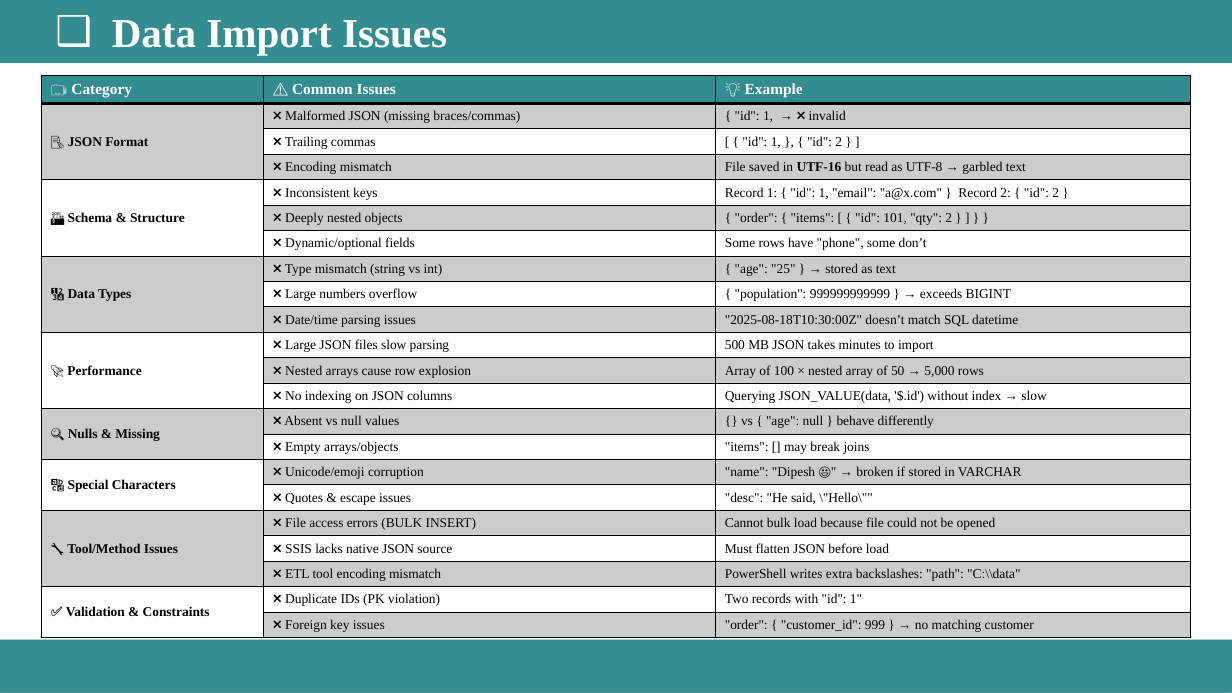
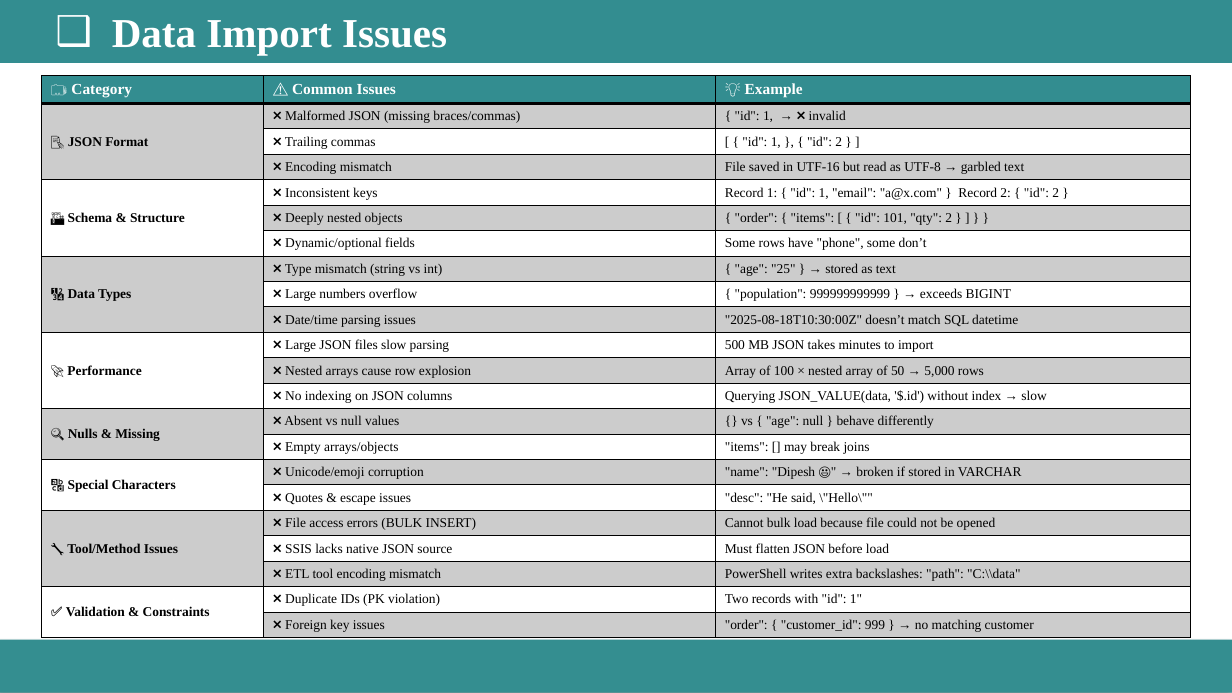
Before and after one commit to Dipesh-Ydv/Starbucks-Analysis, a slide deck: slide 9 of Starbucks_Analysis_Presentation.pptx. Drawn at 1232x693 pixels with LibreOffice and Linux fonts; fonts in the diff are those of the drawing. Boxes give left, top, right and bottom in pixels: in the first picture for what was removed or moved away, otherwise in the second. Text is boxed around its words. In the diff, an @@ line names an element or a change of style, - is before the commit and + after.

```diff
--- a/Starbucks_Analysis_Presentation.pptx
+++ b/Starbucks_Analysis_Presentation.pptx
@@ table at (42, 76, 1190, 638) @@
@@ bold off in "UTF-16" @@
```
Also in this commit, not shown: 7 other slides changed, 7 slides added, 1 other file.
